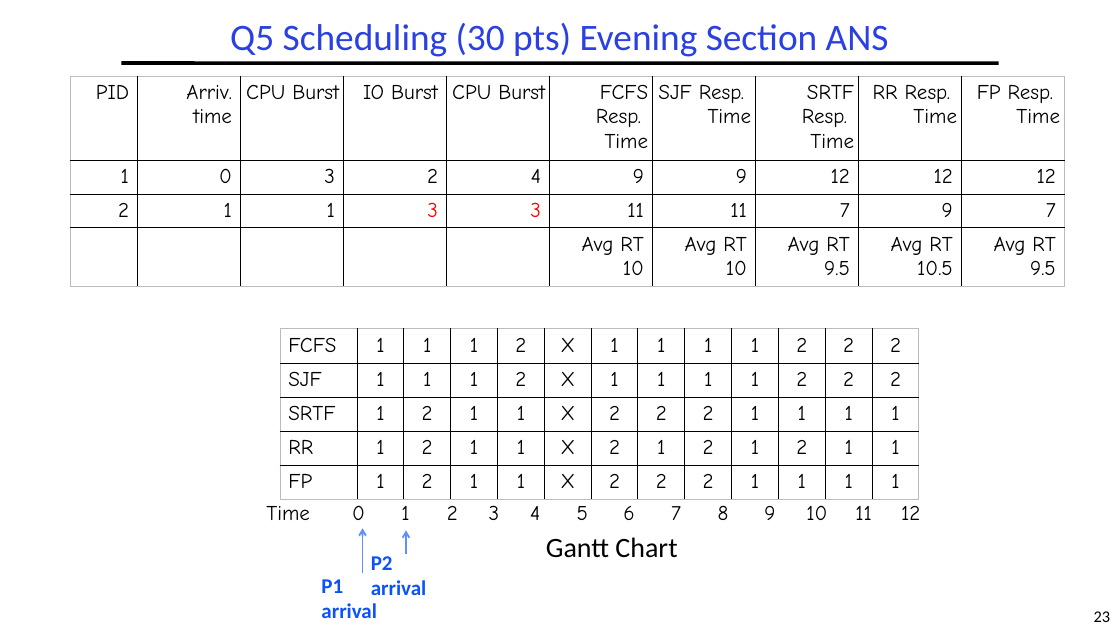
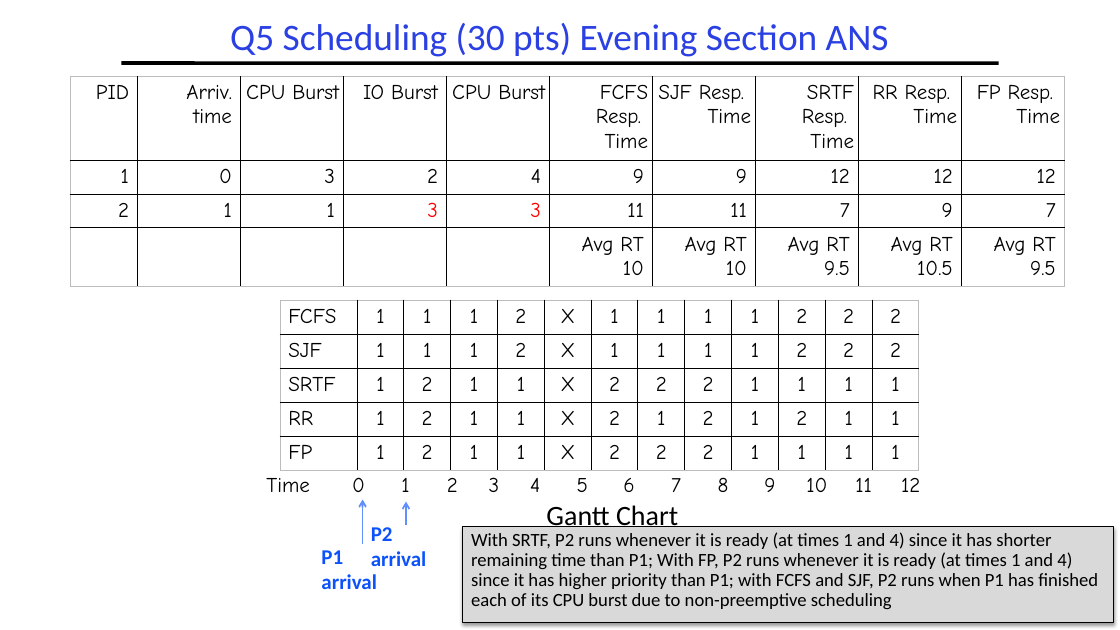
Before and after one commit to guhofstra/CSC256Fa25, a slide deck: slide 23 of PPTs/Exam/OS MidtermExam ANS Sp2025.pptx. Drawn at 1120x630 pixels with LibreOffice and Linux fonts; fonts in the diff are those of the drawing. Boxes give left, top, right and bottom in pixels: in the first picture for what was removed or moved away, otherwise in the second. Text is boxed around its words. In the diff, an @@ line names an element or a change of style, - is before the commit and + after.

```diff
--- a/PPTs/Exam/OS MidtermExam ANS Sp2025.pptx
+++ b/PPTs/Exam/OS MidtermExam ANS Sp2025.pptx
@@ 3 texts, 2 tables, 2 arrows: place and size @@
-3 texts, 2 tables, 2 arrows at <box>258,329,936,618</box>
+3 texts, 2 tables, 2 arrows at <box>258,300,936,589</box>
@@ text added at <box>463,527,1113,623</box>, fill #D9D9D9, 16 pt, text #000000 @@
+With SRTF, P2 runs whenever it is ready (at times 1 and 4) since it has shorter remaining time than P1; With FP, P2 runs whenever it is ready (at times 1 and 4) since it has higher priority than P1; with FCFS and SJF, P2 runs when P1 has finished each of its CPU burst due to non-preemptive scheduling
```
Also in this commit, not shown: 3 other slides changed, 2 other files.
